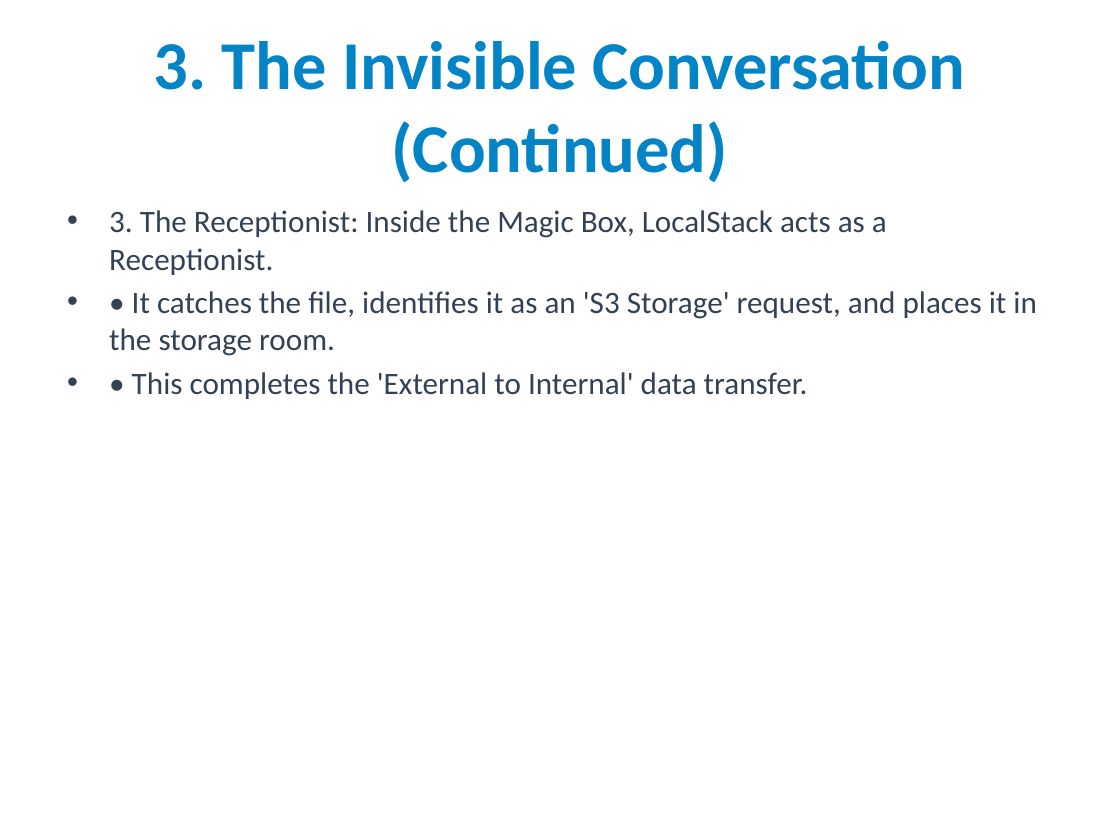
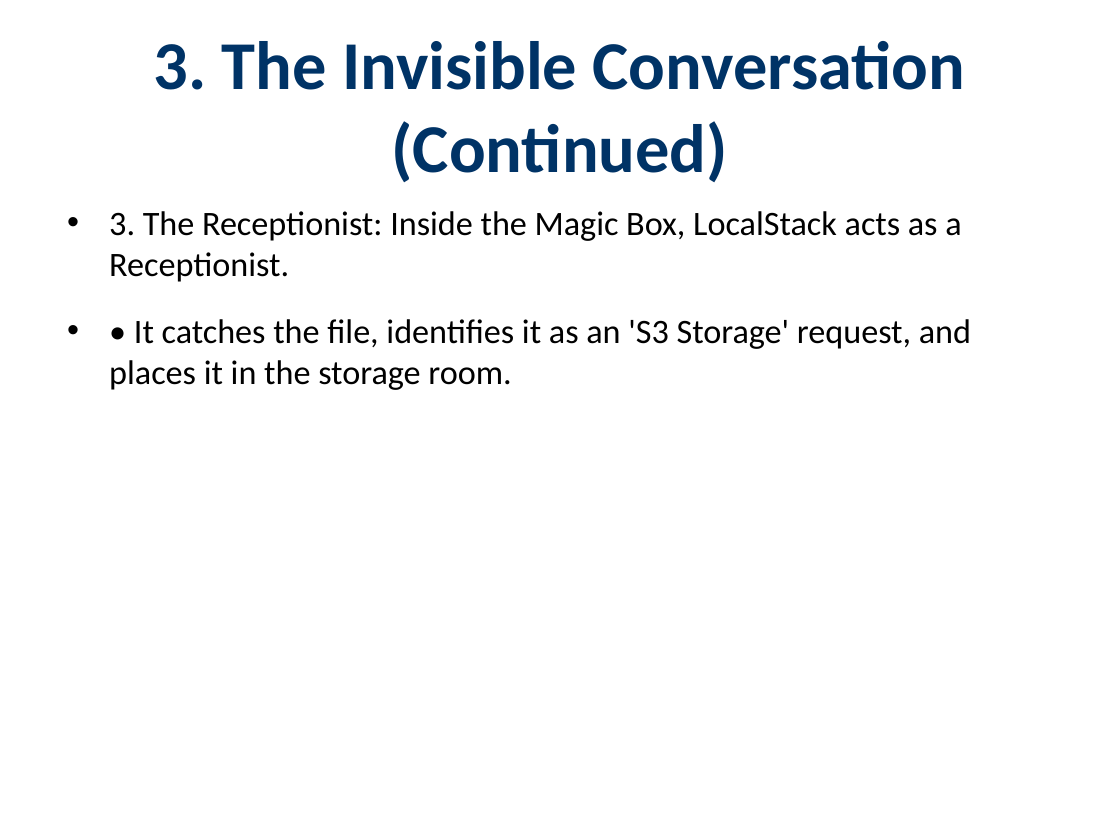
Before and after one commit to Breacher-0/AWS-EC2-local-testing-and-simulation, a slide deck: slide 7 of Ahmed_Khalil_Validation_Demo.pptx. Drawn at 1120x840 pixels with LibreOffice and Linux fonts; fonts in the diff are those of the drawing. Boxes give left, top, right and bottom in pixels: in the first picture for what was removed or moved away, otherwise in the second. Text is boxed around its words. In the diff, an @@ line names an element or a change of style, - is before the commit and + after.

```diff
--- a/Ahmed_Khalil_Validation_Demo.pptx
+++ b/Ahmed_Khalil_Validation_Demo.pptx
@@ title "3. The Invisible Conversation (Continued)" at [153,41,965,182]: text colour #0284C7 to #003366 @@
@@ text "3. The Receptionist: Inside the ..." at [109,211,971,390]: size 20 to 22 pt, text colour #334155 to #000000; more space between paragraphs @@
@@ text at [132,372,808,399]: paragraph removed @@
-• • This completes the 'External to Internal' data transfer.
```
Also in this commit, not shown: 13 other slides changed, 1 other file.
